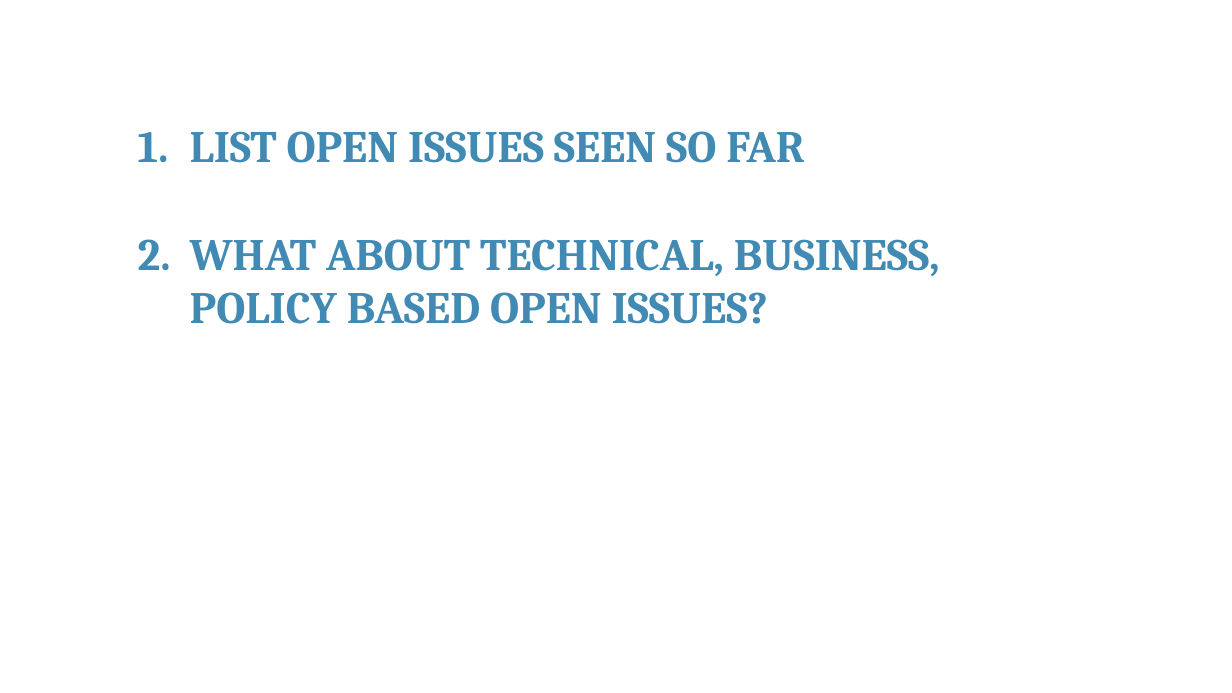
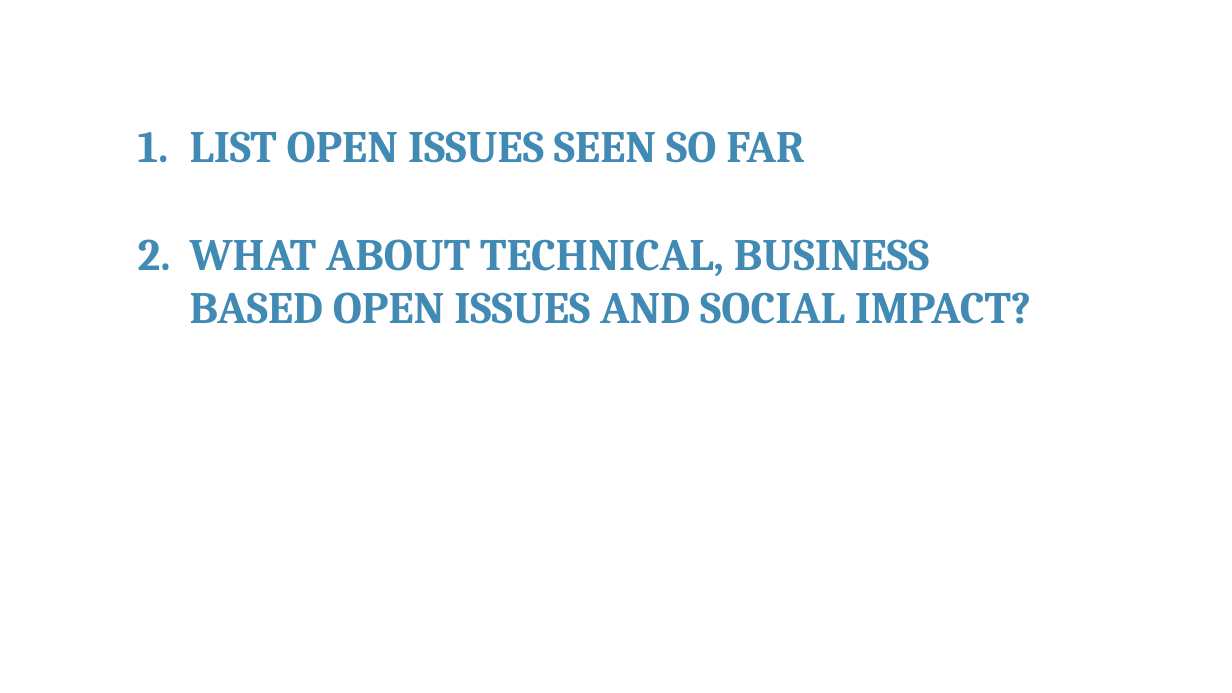
Before and after one commit to franckalbinet/itu-eaco-zanzibar-12-2018, a slide deck: slide 3 of presentations/session-9-open-issues-in-ai.pptx. Drawn at 1232x693 pixels with LibreOffice and Linux fonts; fonts in the diff are those of the drawing; background and template pictures are left out. Boxes give left, top, right and bottom in pixels: in the first picture for what was removed or moved away, otherwise in the second. Text is boxed around its words. In the diff, an @@ line names an element or a change of style, - is before the commit and + after.

Commit message:
update open issues presentation

```diff
--- a/presentations/session-9-open-issues-in-ai.pptx
+++ b/presentations/session-9-open-issues-in-ai.pptx
@@ text at box(190, 239, 1031, 324): text changed @@
-2. WHAT ABOUT TECHNICAL, BUSINESS, POLICY BASED OPEN ISSUES?
+2. WHAT ABOUT TECHNICAL, BUSINESS BASED OPEN ISSUES AND SOCIAL IMPACT?
```
Also in this commit, not shown: 3 other slides changed, 14 slides added, 6 slides removed, 1 other file.
